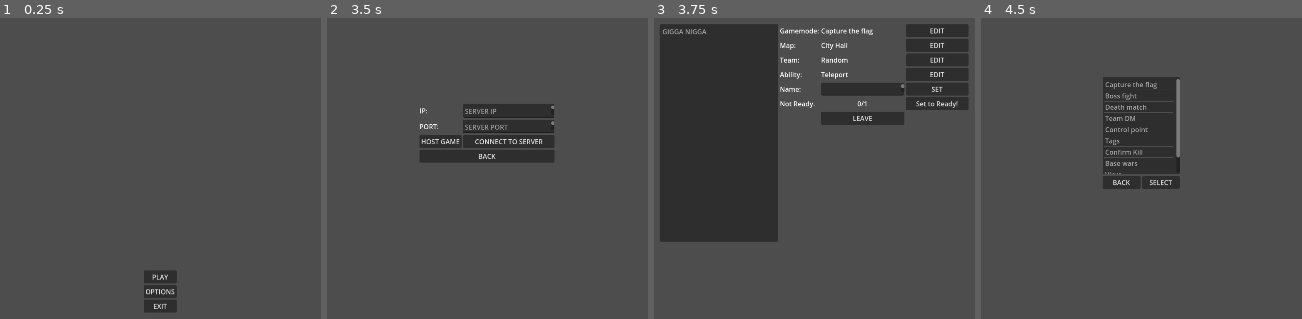
Above: before the commit, frames 1-4 (left to right).
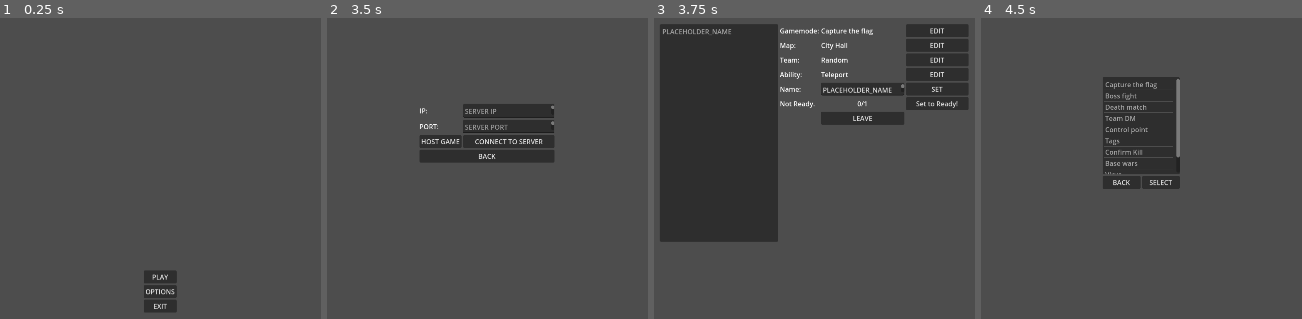
Above: after the commit, the same moments.

Repository: ACCESS-DENIDE/BBQ
Game: Godot game, scene res://mpty.tscn
Two runs of this game, one before a commit and one after it. Both use one fixed random seed, a clock stepped at 60 frames per second and the inputs below.
Inputs (mouse positions are in pixels of both pictures, inside the frame that each line leads up to):
- Up to frame 1 (0.25 s): no input
- Up to frame 2 (3.5 s): click "PLAY" at 0.5 s; click (509, 111) at 1.27 s; type "Alex" at 1.35 s; click (509, 126) at 1.5 s; type "Alex" at 1.58 s; click "BACK" at 2 s; click "PLAY" at 2.75 s
- Up to frame 3 (3.75 s): click "HOST GAME" at 3.5 s
- Up to frame 4 (4.5 s): click "EDIT" at 4.25 s

Frames 1-2 are identical in both runs. In frame 3, 0.4% of the frame differs, in the area x 2-75%, y 3-26%; in frame 4, nothing differs.

Commit message:
Lobby processing

Diff:
--- /dev/null
+++ b/Scripts/Gameplay.gd
@@ -0,0 +1 @@
+extends Node2D
--- a/Scripts/Networking.gd
+++ b/Scripts/Networking.gd
@@ -7,7 +7,8 @@
 func _ready():
 	multiplayer.connected_to_server.connect(ConnectedToServer)
 	multiplayer.peer_connected.connect(NewPeerConnected)
-	multiplayer.server_disconnected.connect(PeerDisconnected)
+	multiplayer.peer_disconnected.connect(PeerDisconnected)
+	multiplayer.server_disconnected.connect(ServerDisconnected)
 
 func ConnectTo(ip:String, port:int):
 	is_authority=false
@@ -41,15 +42,22 @@
 	UImanager.SwitchUI("Lobby")
 	pass
 
+func ServerDisconnected():
+	multiplayer.multiplayer_peer=null
+	UImanager.SwitchUI("MainMenu")
+	pass
+
 func NewPeerConnected(peer:int):
 	if(is_authority):
 		lobby_ui_ref.AddPlayer(peer)
 	pass
 
 func PeerDisconnected(peer:int):
+	if(is_authority):
+		lobby_ui_ref.RemovePlayer(peer)
 	pass
 
-func LobbyDataSync(val:int, id:int):
+func LobbyDataSync(val:String, id:int):
 	if(is_authority):
 		rpc("RecLobbyDataSync", val, id)
 	else:
@@ -58,7 +66,7 @@
 
 
 @rpc("any_peer", "reliable")
-func SendLobbyDataSync(val:int, id:int):
+func SendLobbyDataSync(val:String, id:int):
 	if(id==0 && id==1):
 		return
 
@@ -72,8 +80,17 @@
 
 @rpc("authority", "reliable")
 func SetShortPlayerList(list:Array):
+	lobby_ui_ref.UpdatePlayerList(list)
+
+@rpc("authority", "reliable")
+func RecLobbyDataSync(val:String, id:int):
+
 	pass
 
+func LobbyUpdate(dat:Dictionary):
+	rpc("UpdateLobbyData", dat)
+
+
 @rpc("authority", "reliable")
-func RecLobbyDataSync(val:int, id:int):
-	pass
+func UpdateLobbyData(dat:Dictionary):
+	lobby_ui_ref.DisplayData(dat)
--- a/UIs/Lobby/LobbyUI.gd
+++ b/UIs/Lobby/LobbyUI.gd
@@ -21,19 +21,24 @@
 
 var player_in_lobby={}
 
+var lobby_params={}
+var map_id:int=-1
+
 var display_name:String
 
 var is_ready=false
+
+var net_id:int=-1
 
 var selector_pick:int=-1
 var change_id:int=-1
 
-var selected_gamemode:int=0
-var selected_map:int=0
-var selected_team:int=0
-var selected_power:int=0
+var server_prop_loaded:bool=0
+
 
 func _ready():
+	net_id=multiplayer.get_unique_id()
+	Networking.lobby_ui_ref=self
 	if(Networking.is_authority):
 		open_switch_gamemode.disabled=false
 		open_switch_map.disabled=false
@@ -41,18 +46,30 @@
 		open_switch_gamemode.disabled=true
 		open_switch_map.disabled=true
 
-	gamemode_display.text=GameConstants.gamemodes[selected_gamemode]
-	map_display.text=GameConstants.loaded_maps.keys()[selected_map]
-	team_display.text=GameConstants.teams[selected_team]
-	ability_display.text=GameConstants.powers[selected_power]
-	display_name="GIGA NIGGA"
+	AddPlayer(net_id)
+
+	if(!Networking.is_authority):
+		pass
+	else:
+		map_id=0
+		lobby_params["GM"]=0
+		lobby_params["Map"]=GameConstants.loaded_maps.keys()[map_id]
+		lobby_params["Ready"]="0/0"
+		gamemode_display.text=GameConstants.gamemodes[lobby_params["GM"]]
+		map_display.text=lobby_params["Map"]
+
+
+
+	team_display.text=GameConstants.teams[player_in_lobby[net_id]["team"]]
+	ability_display.text=GameConstants.powers[player_in_lobby[net_id]["power"]]
+	display_name=player_in_lobby[net_id]["display_name"]
 	DisplayReady()
-	Networking.lobby_ui_ref=self
-	AddPlayer(1)
+	$Grid/SubGrid/Text_name.text=display_name
+
 
 func AddPlayer(peer_id:int):
 	player_in_lobby[peer_id]={}
-	player_in_lobby[peer_id]["display_name"]="GIGGA NIGGA"
+	player_in_lobby[peer_id]["display_name"]="PLACEHOLDER_NAME"
 	player_in_lobby[peer_id]["team"]=0
 	player_in_lobby[peer_id]["power"]=0
 	player_in_lobby[peer_id]["ready"]=0
@@ -68,6 +85,13 @@
 	for i in arr:
 		player_list.add_item(i)
 
+func DisplayData(dat:Dictionary):
+
+	gamemode_display.text=GameConstants.gamemodes[dat["GM"]]
+	map_display.text=dat["Map"]
+	ready_amount.text=dat["Ready"]
+
+
 func GetShortPlayerList()->Array:
 	var arr=[]
 
@@ -94,6 +118,11 @@
 			CheckReady()
 			pass
 
+
+func RemovePlayer(peer_id:int):
+	player_in_lobby.erase(peer_id)
+	CheckReady()
+	MassUpdatePlayerList()
 
 func DisplayReady():
 	if(is_ready):
@@ -104,6 +133,7 @@
 		ready_switch.text="Set to Ready!"
 
 func OnLeaveDown():
+	multiplayer.multiplayer_peer=null
 	UImanager.SwitchUI("ConnectionGrid")
 	pass # Replace with function body.
 
@@ -139,45 +169,57 @@
 	match id:
 		0:
 			gamemode_display.text=GameConstants.gamemodes[new_val]
-			selected_gamemode=new_val
+			lobby_params["GM"]=new_val
 
 			pass
 		1:
 			map_display.text=GameConstants.loaded_maps.keys()[new_val]
-			selected_map=new_val
-
+			lobby_params["Map"]=GameConstants.loaded_maps.keys()[new_val]
+			map_id=new_val
 			pass
 		2:
 			team_display.text=GameConstants.teams[new_val]
-			selected_team=new_val
-			player_in_lobby[1]["team"]=new_val
+			player_in_lobby[net_id]["team"]=new_val
+			Networking.LobbyDataSync(str(new_val), 2)
 			pass
 		3:
 			ability_display.text=GameConstants.powers[new_val]
-			selected_power=new_val
-			player_in_lobby[1]["team"]=new_val
-			pass
+			player_in_lobby[net_id]["power"]=new_val
+			Networking.LobbyDataSync(str(new_val), 3)
+			pass
+	if(Networking.is_authority):
+		Networking.LobbyUpdate(lobby_params)
+
 
 func OnSwitchGamempde():
-	Selector(GameConstants.gamemodes, selected_gamemode, 0)
+	Selector(GameConstants.gamemodes, lobby_params["GM"], 0)
 
 
 func OnSwitchMapDown():
-	Selector(GameConstants.loaded_maps.keys(), selected_gamemode, 1)
+	Selector(GameConstants.loaded_maps.keys(), map_id, 1)
 
 
 func OnSwitchTeamDown():
-	Selector(GameConstants.teams, selected_gamemode, 2)
+	Selector(GameConstants.teams, player_in_lobby[net_id]["team"], 2)
 
 
 func OnSwitchAbilityDown():
-	Selector(GameConstants.powers, selected_gamemode, 3)
+	Selector(GameConstants.powers, player_in_lobby[net_id]["power"], 3)
 
 
 func OnReadySwitchDown():
+
+
 	is_ready=!is_ready
+	player_in_lobby[net_id]["ready"]=is_ready
 	DisplayReady()
-	CheckReady()
+	if(Networking.is_authority):
+		CheckReady()
+	else:
+		if(is_ready):
+			Networking.LobbyDataSync("1", 5)
+		else:
+			Networking.LobbyDataSync("0", 5)
 
 
 func CheckReady():
@@ -185,12 +227,17 @@
 	var ready_am:int=0
 	for i in player_in_lobby.values():
 		am+=1;
-		if(i["ready"]==1):
+		if(i["ready"]):
 			ready_am+=1;
 
 	ready_amount.text=str(ready_am)+"/"+str(am)
-
+	lobby_params["Ready"]=str(ready_am)+"/"+str(am)
+	Networking.LobbyUpdate(lobby_params)
 
 func OnSetNameDown():
 	display_name=$Grid/SubGrid/Text_name.text
-	player_in_lobby[1]["display_name"]=display_name
+	player_in_lobby[net_id]["display_name"]=display_name
+	if(Networking.is_authority):
+		MassUpdatePlayerList()
+	else:
+		Networking.LobbyDataSync(display_name, 4)
